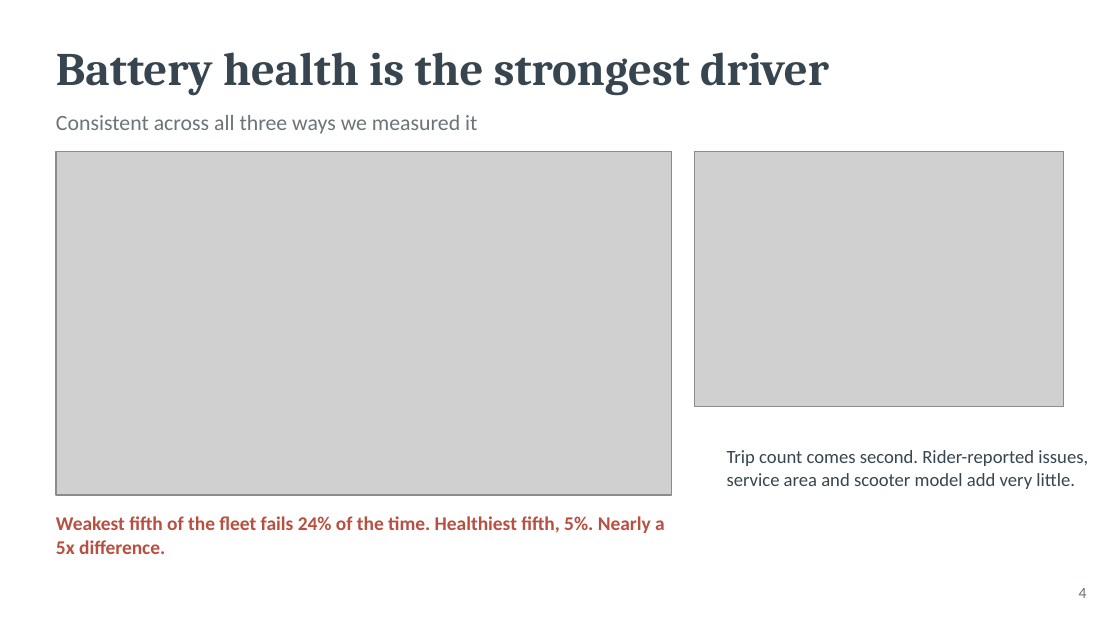
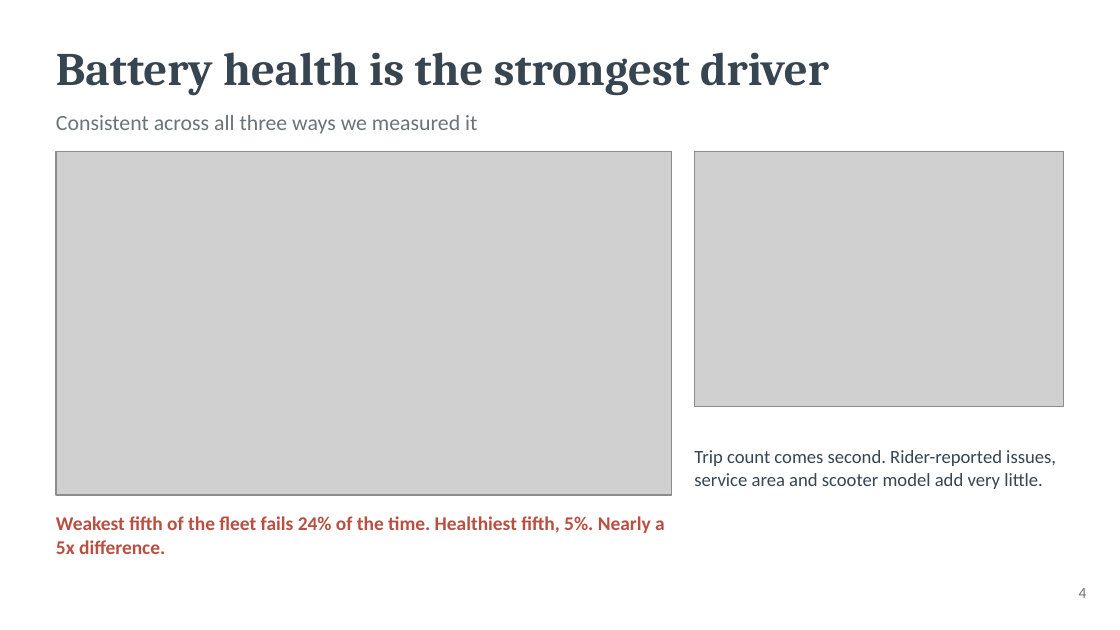
Before and after one commit to nikhilbansal034/pythontutedude, a slide deck: slide 4 of datacamp project/scooter_reliability_presentation.pptx. Drawn at 1120x630 pixels with LibreOffice and Linux fonts; fonts in the diff are those of the drawing; grey boxes stand for pictures. Boxes give left, top, right and bottom in pixels: in the first picture for what was removed or moved away, otherwise in the second. Text is boxed around its words. In the diff, an @@ line names an element or a change of style, - is before the commit and + after.

```diff
--- a/datacamp project/scooter_reliability_presentation.pptx
+++ b/datacamp project/scooter_reliability_presentation.pptx
@@ text "Trip count comes second. Rider-reported ...": place and size @@
-text "Trip count comes second. Rider-reported ..." at [727, 450, 1088, 489]
+text "Trip count comes second. Rider-reported ..." at [694, 450, 1056, 489]
```
Also in this commit, not shown: 6 other slides changed, 1 other file.
